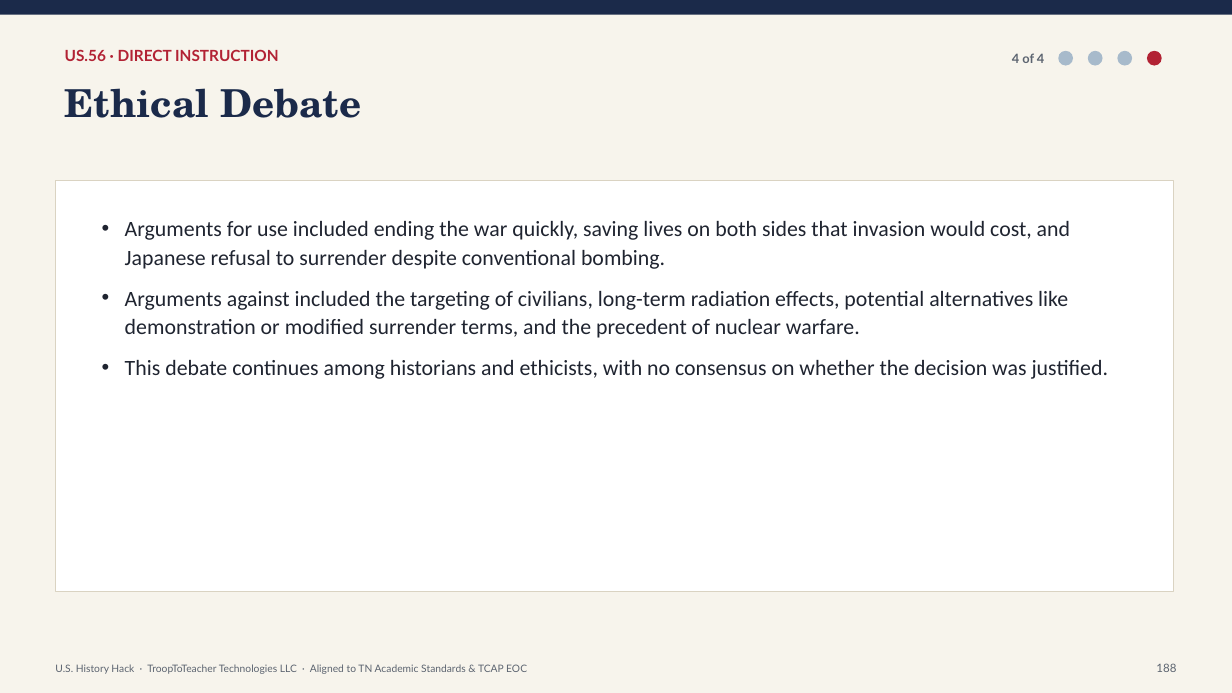
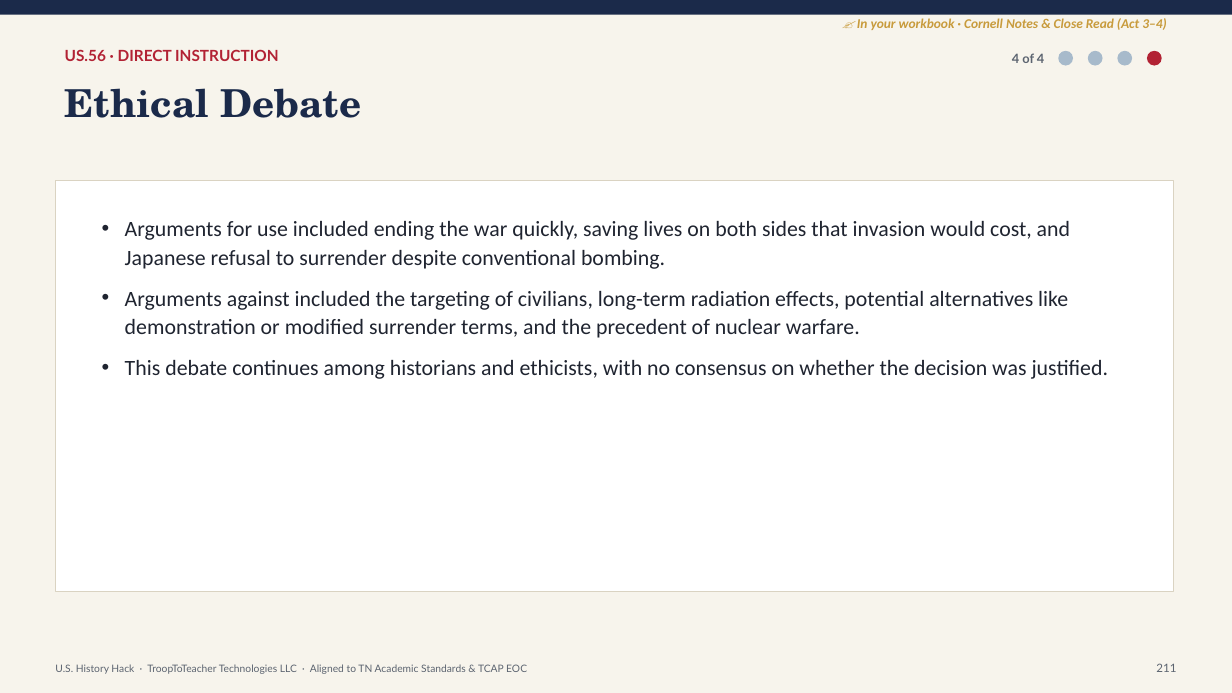
Before and after one commit to Trooptoteacher/trooptoteacher-history, a slide deck: slide 212 of 00_START_HERE/UNIT6_DECKS_BUILD/Unit6_Teacher_Deck_CourseStandard.pptx (slide 211 before the commit). Drawn at 1232x693 pixels with LibreOffice and Linux fonts; fonts in the diff are those of the drawing. Boxes give left, top, right and bottom in pixels: in the first picture for what was removed or moved away, otherwise in the second. Text is boxed around its words. In the diff, an @@ line names an element or a change of style, - is before the commit and + after.

```diff
--- a/00_START_HERE/UNIT6_DECKS_BUILD/Unit6_Teacher_Deck_CourseStandard.pptx
+++ b/00_START_HERE/UNIT6_DECKS_BUILD/Unit6_Teacher_Deck_CourseStandard.pptx
@@ text added at (x1=857, y1=18, x2=1166, y2=30), 10.5 pt, text #C89B3C, bold, italic @@
+✍ In your workbook · Cornell Notes & Close Read (Act 3–4)
@@ text at (x1=1156, y1=663, x2=1176, y2=672): text changed @@
-188
+211
```
Also in this commit, not shown: 248 other slides changed, 2 other files.
